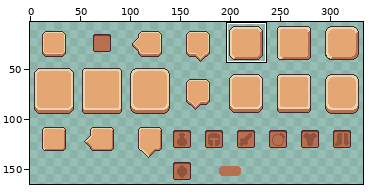
Edited in one commit: sprite sheet (ui/UI_Frames.png). The picture above shows the old version from afar; the outline marks the close-up.
Close-up. The starting point:
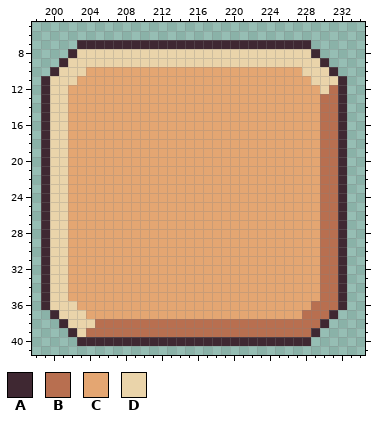
The file is 336x176 pixels. Shown: x 198..234, y 5..41. The wide view leaves out empty margins. The commit also changed other parts of the picture, which this record leaves out.
Palette (. is transparent): A #3f2832  B #b86f50  C #e4a672  D #ead4aa
Pixels before, first column x 199:
 7 ....AAAAAAAAAAAAAAAAAAAAAAAAAA....
 8 ...ADDDDDDDDDDDDDDDDDDDDDDDDDDA...
 9 ..ADDDDDDDDDDDDDDDDDDDDDDDDDDDDA..
10 .ADDDCCCCCCCCCCCCCCCCCCCCCCCCDDDA.
11 ADDDCCCCCCCCCCCCCCCCCCCCCCCCCCDDDA
12 ADDCCCCCCCCCCCCCCCCCCCCCCCCCCCCDBA
13 ADDCCCCCCCCCCCCCCCCCCCCCCCCCCCCBBA
14 ADDCCCCCCCCCCCCCCCCCCCCCCCCCCCCBBA
15 ADDCCCCCCCCCCCCCCCCCCCCCCCCCCCCBBA
16 ADDCCCCCCCCCCCCCCCCCCCCCCCCCCCCBBA
17 ADDCCCCCCCCCCCCCCCCCCCCCCCCCCCCBBA
18 ADDCCCCCCCCCCCCCCCCCCCCCCCCCCCCBBA
19 ADDCCCCCCCCCCCCCCCCCCCCCCCCCCCCBBA
20 ADDCCCCCCCCCCCCCCCCCCCCCCCCCCCCBBA
21 ADDCCCCCCCCCCCCCCCCCCCCCCCCCCCCBBA
22 ADDCCCCCCCCCCCCCCCCCCCCCCCCCCCCBBA
23 ADDCCCCCCCCCCCCCCCCCCCCCCCCCCCCBBA
24 ADDCCCCCCCCCCCCCCCCCCCCCCCCCCCCBBA
25 ADDCCCCCCCCCCCCCCCCCCCCCCCCCCCCBBA
26 ADDCCCCCCCCCCCCCCCCCCCCCCCCCCCCBBA
27 ADDCCCCCCCCCCCCCCCCCCCCCCCCCCCCBBA
28 ADDCCCCCCCCCCCCCCCCCCCCCCCCCCCCBBA
29 ADDCCCCCCCCCCCCCCCCCCCCCCCCCCCCBBA
30 ADDCCCCCCCCCCCCCCCCCCCCCCCCCCCCBBA
31 ADDCCCCCCCCCCCCCCCCCCCCCCCCCCCCBBA
32 ADDCCCCCCCCCCCCCCCCCCCCCCCCCCCCBBA
33 ADDCCCCCCCCCCCCCCCCCCCCCCCCCCCCBBA
34 ADDCCCCCCCCCCCCCCCCCCCCCCCCCCCCBBA
35 ADDCCCCCCCCCCCCCCCCCCCCCCCCCCCCBBA
36 ADDDCCCCCCCCCCCCCCCCCCCCCCCCCCBBBA
37 .ADDDCCCCCCCCCCCCCCCCCCCCCCCCBBBA.
38 ..ADDDBBBBBBBBBBBBBBBBBBBBBBBBBA..
39 ...ADBBBBBBBBBBBBBBBBBBBBBBBBBA...
40 ....AAAAAAAAAAAAAAAAAAAAAAAAAA....
Now the later version:
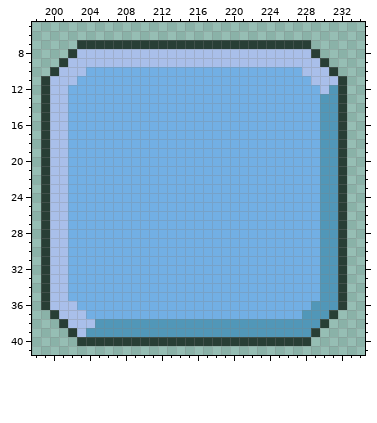
Difference:
{"colour":"A","old":"#3f2832","new":"#283e35"}
{"colour":"B","old":"#b86f50","new":"#5197b8"}
{"colour":"C","old":"#e4a672","new":"#72afe4"}
{"colour":"D","old":"#ead4aa","new":"#a9bfea"}
{"label":"changed","picture_box":[41,40,347,346]}
